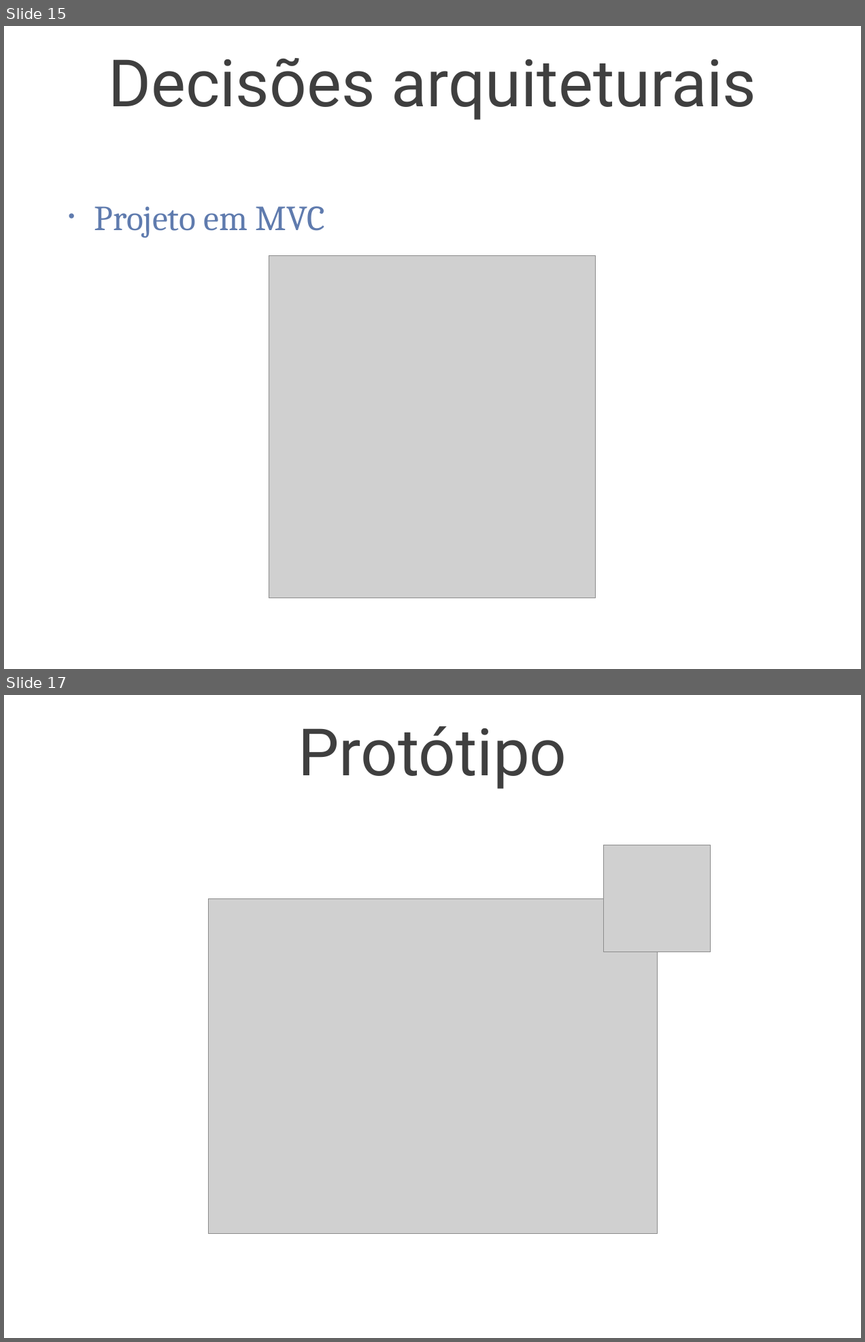
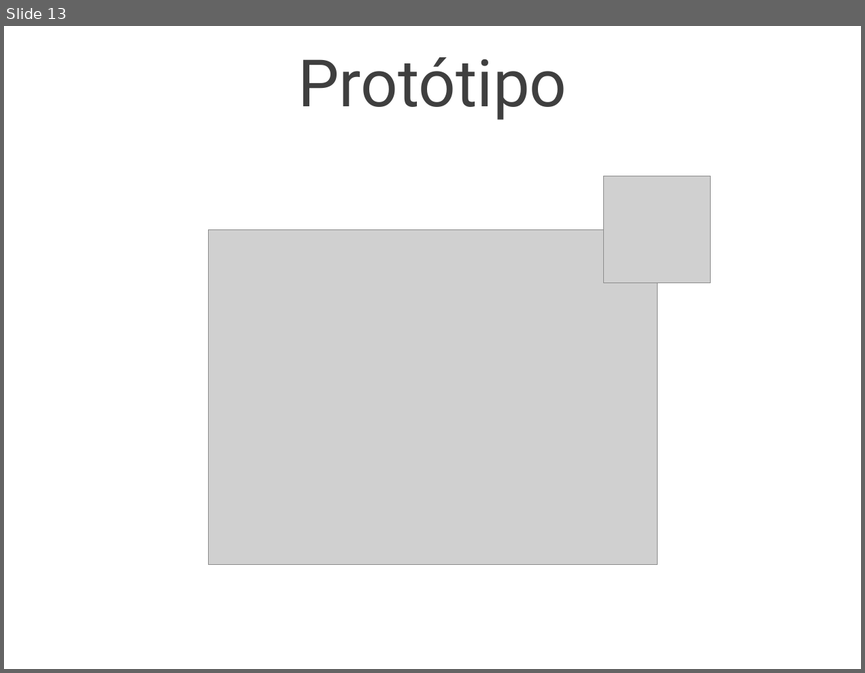
Before and after one commit to tulios/projetofinal-roteiros, a slide deck: apresentacao/apresentacao.ppt. Shown one above the other, each under a label of ours: slides 15 and 17 before the commit, slide 13 after it; the slides between them are not shown. The pictures are 865x1342 and 865x673 pixels, drawn with LibreOffice and Linux fonts; fonts in the diff are those of the drawing; grey boxes stand for pictures; background and template pictures are left out. Boxes give left, top, right and bottom in pixels: in the first picture for what was removed or moved away, otherwise in the second. Text is boxed around its words. In the diff, an @@ line names an element or a change of style, - is before the commit and + after.

```diff
--- a/apresentacao/apresentacao.ppt
+++ b/apresentacao/apresentacao.ppt
@@ slide 15 removed at (x1=4, y1=26, x2=861, y2=669), background picture (left out) @@
@@ title removed at (x1=109, y1=58, x2=756, y2=120) @@
-Decisões arquiteturais
@@ text removed at (x1=94, y1=206, x2=325, y2=237) @@
-• Projeto em MVC
@@ picture removed at (x1=269, y1=256, x2=596, y2=598) @@
@@ what was slide 17 is now slide 13 @@
```
Also in this commit, not shown: 4 slides changed, 3 other slides removed, 2 other files.
